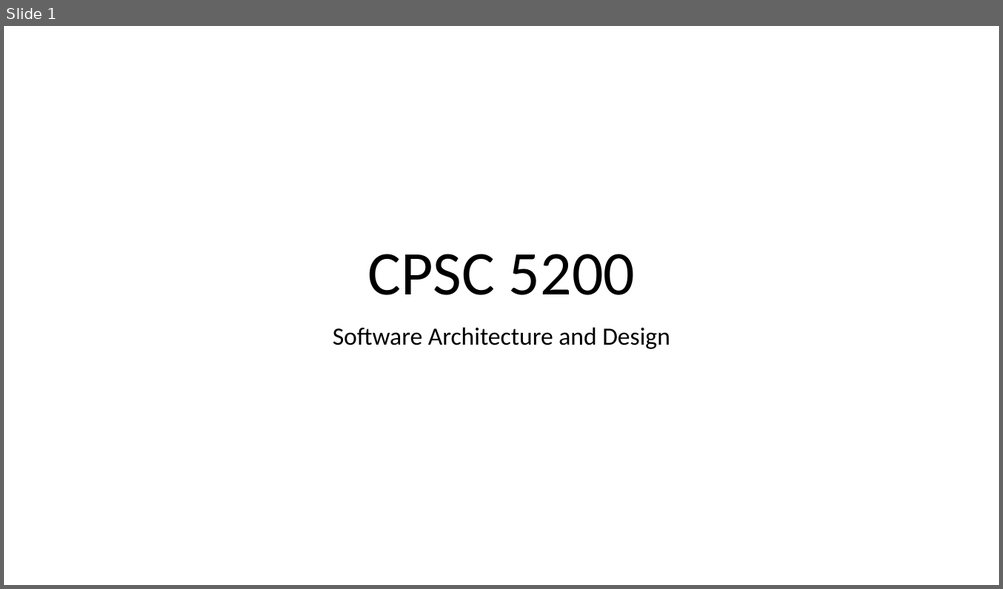
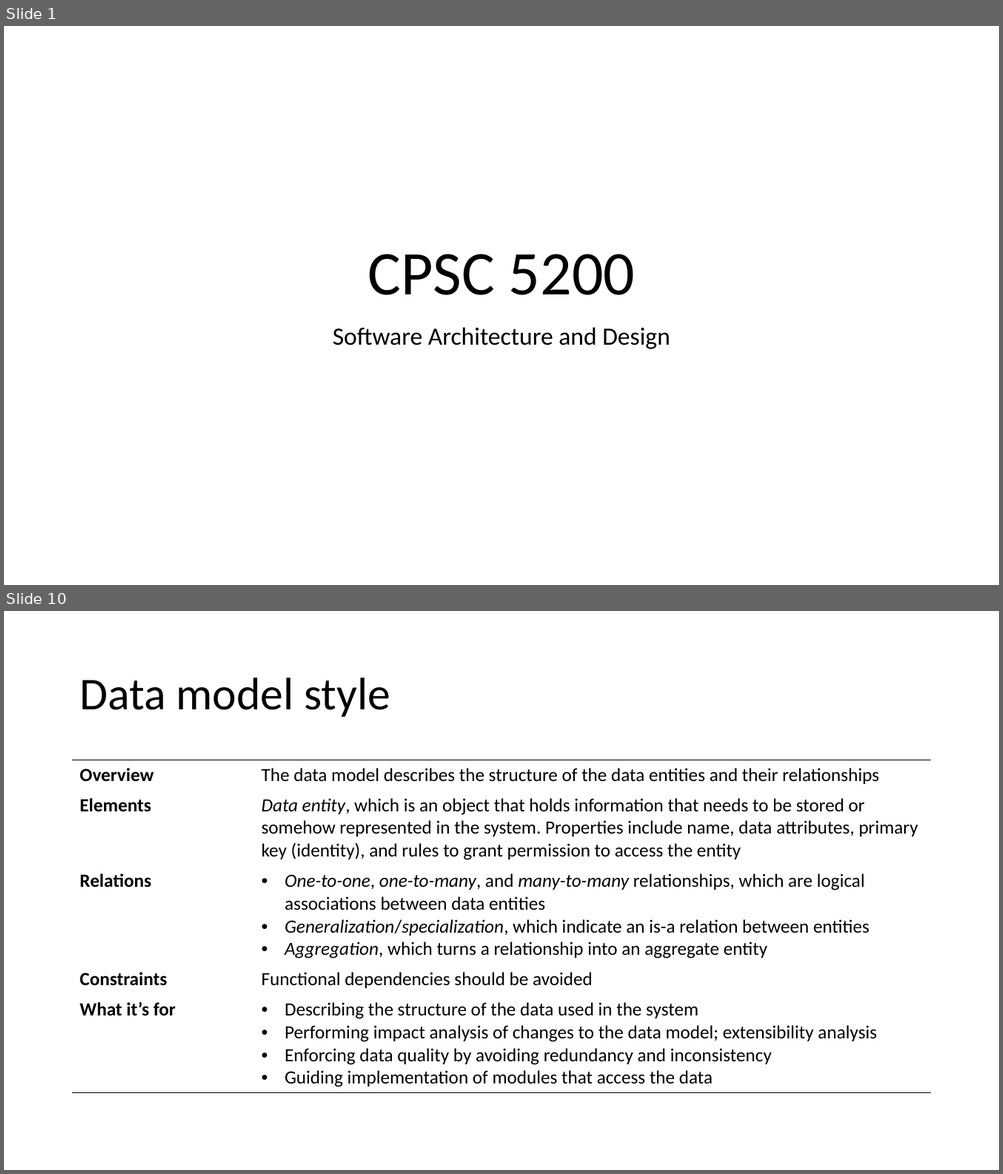
Before and after one commit to IrenaNiu/SU_CPSC_5200_20WQ, a slide deck: lectures/20WQ-02-11 Documenting software architectures.pptx. Shown one above the other, each under a label of ours: slide 1 before the commit, slides 1 and 10 after it; the slides between them are not shown. The pictures are 1003x589 and 1003x1174 pixels, drawn with LibreOffice and Linux fonts; fonts in the diff are those of the drawing. Boxes give left, top, right and bottom in pixels: in the first picture for what was removed or moved away, otherwise in the second. Text is boxed around its words. In the diff, an @@ line names an element or a change of style, - is before the commit and + after.

```diff
--- a/lectures/20WQ-02-11 Documenting software architectures.pptx
+++ b/lectures/20WQ-02-11 Documenting software architectures.pptx
@@ slide 10 added at (x1=4, y1=611, x2=999, y2=1170), background #FFFFFF @@
@@ title added at (x1=79, y1=678, x2=390, y2=717), 44 pt, text #000000 @@
+Data model style
@@ table added at (x1=73, y1=760, x2=930, y2=1091), 5 rows, 2 columns @@
+Overview | The data model describes the structure of the data entities and their relationships
+Elements | Data entity, which is an object that holds information that needs to be stored or somehow represented in the system. Properties include name, data attributes, primary key (identity), and rules to grant permission to access the entity
+Relations | One-to-one, one-to-many, and many-to-many relationships, which are logical associations between data entities / Generalization/specialization, which indicate an is-a relation between entities / Aggregation, which turns a relationship into an aggregate entity
+Constraints | Functional dependencies should be avoided
+What it’s for | Describing the structure of the data used in the system / Performing impact analysis of changes to the data model; extensibility analysis / Enforcing data quality by avoiding redundancy and inconsistency / Guiding implementation of modules that access the data
```
Also in this commit, not shown: 24 other slides added.
